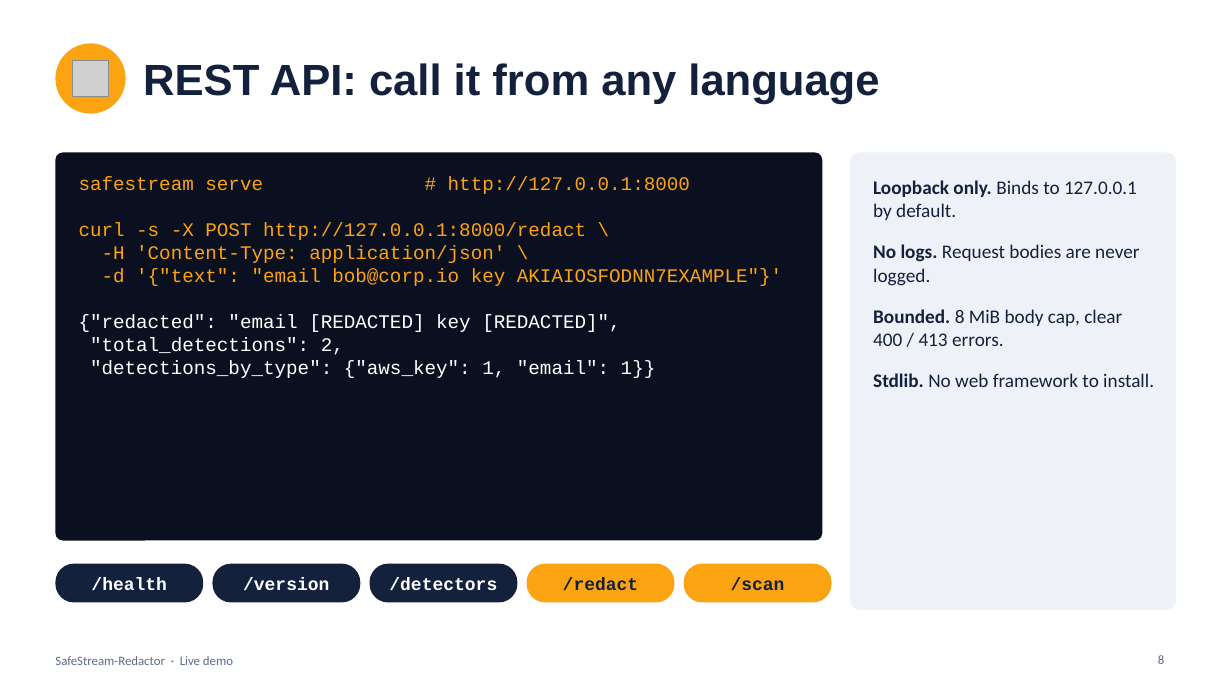
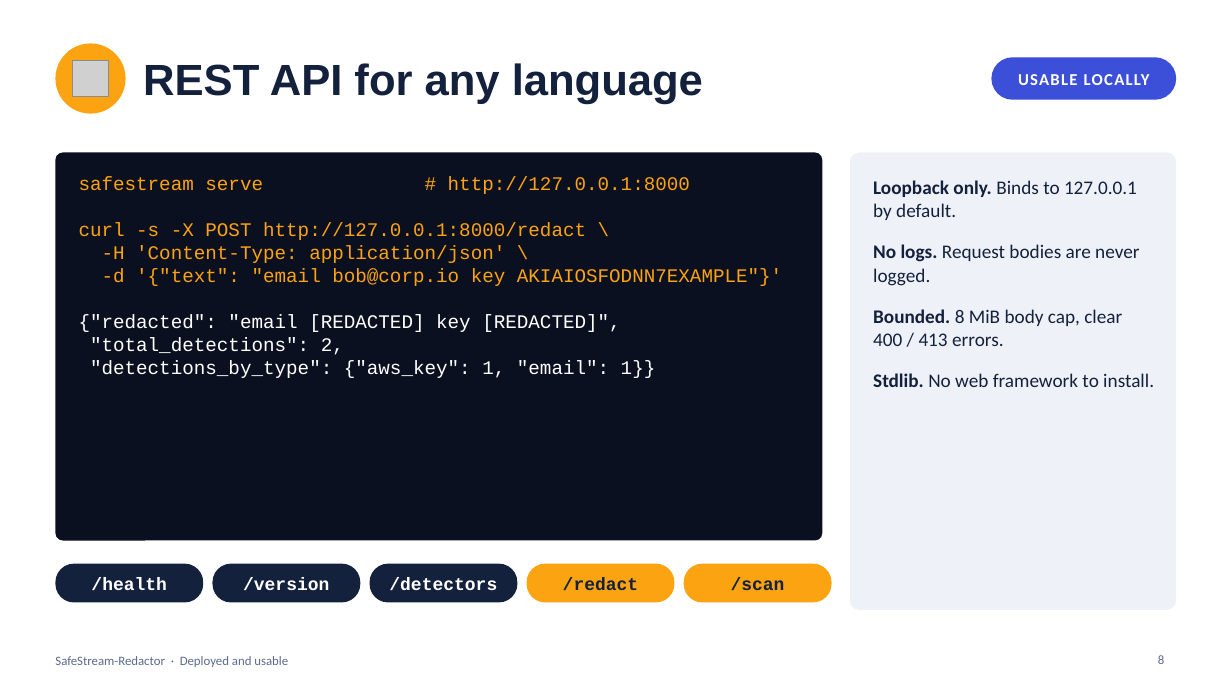
Before and after one commit to MounishSenisetty/SafeStream-Redactor, a slide deck: slide 8 of docs/SafeStream-Redactor-Demo.pptx. Drawn at 1232x693 pixels with LibreOffice and Linux fonts; fonts in the diff are those of the drawing; grey boxes stand for pictures. Boxes give left, top, right and bottom in pixels: in the first picture for what was removed or moved away, otherwise in the second. Text is boxed around its words. In the diff, an @@ line names an element or a change of style, - is before the commit and + after.

```diff
--- a/docs/SafeStream-Redactor-Demo.pptx
+++ b/docs/SafeStream-Redactor-Demo.pptx
@@ rounded rectangle added at bbox=[992, 57, 1177, 100], fill #3B4FD8 @@
@@ title at bbox=[143, 63, 703, 104]: text changed @@
-REST API: call it from any language
+REST API for any language
@@ text added at bbox=[1018, 74, 1150, 85], 13 pt, text #FFFFFF, bold @@
+USABLE LOCALLY
@@ text at bbox=[55, 656, 288, 667]: text changed @@
-SafeStream-Redactor · Live demo
+SafeStream-Redactor · Deployed and usable
```
Also in this commit, not shown: 14 other slides changed, 1 slide added, 1 slide removed.
